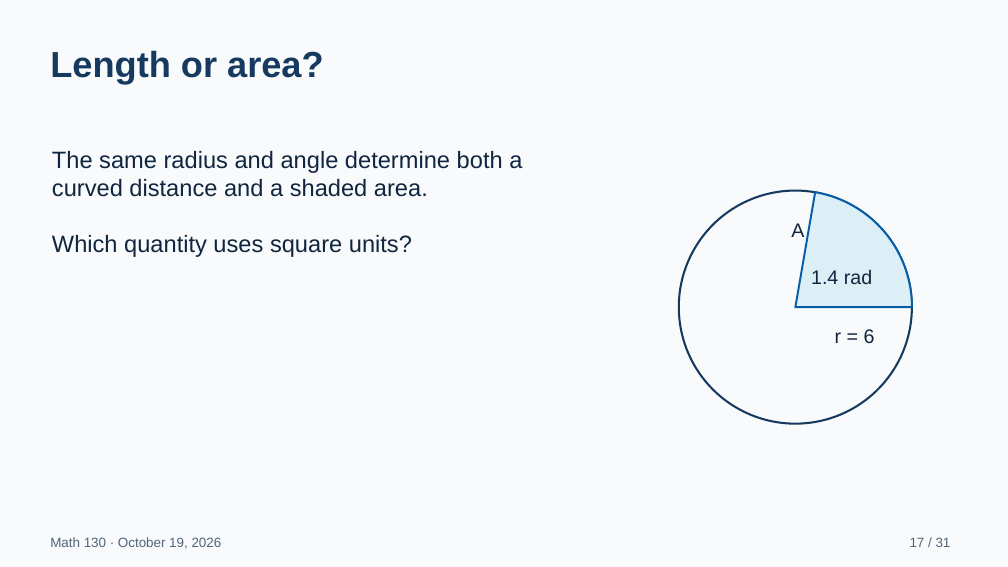
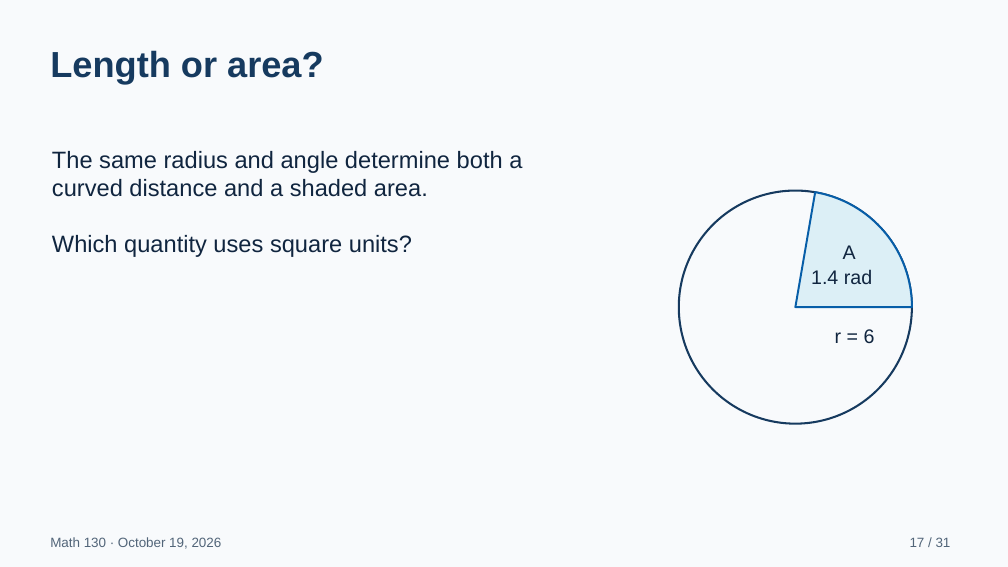
Before and after one commit to andrewhvolk/andrewhvolk.github.io, a slide deck: slide 17 of slides/math130-quiz8-readiness-2026-10-19.pptx. Drawn at 1008x567 pixels with LibreOffice and Linux fonts; fonts in the diff are those of the drawing. Boxes give left, top, right and bottom in pixels: in the first picture for what was removed or moved away, otherwise in the second. Text is boxed around its words. In the diff, an @@ line names an element or a change of style, - is before the commit and + after.

```diff
--- a/slides/math130-quiz8-readiness-2026-10-19.pptx
+++ b/slides/math130-quiz8-readiness-2026-10-19.pptx
@@ text "A": place and size @@
-text "A" at box(791, 223, 804, 237)
+text "A" at box(843, 245, 856, 259)
```
Also in this commit, not shown: 1 other slide changed, 1 other file.
